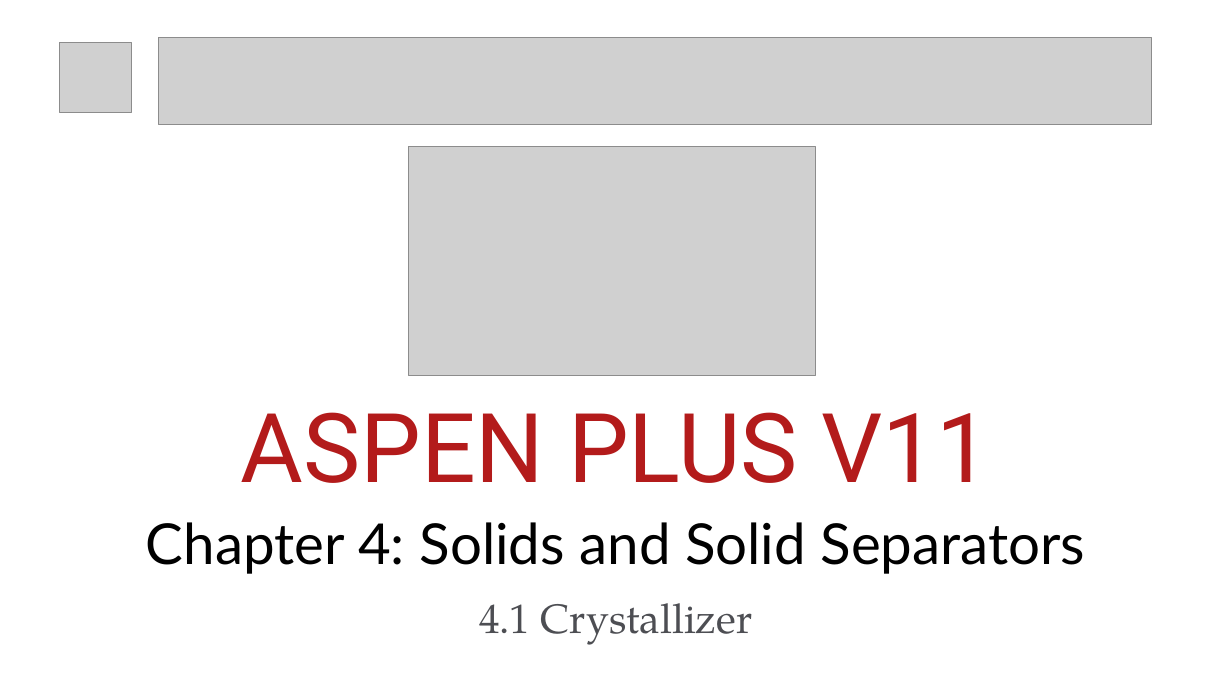
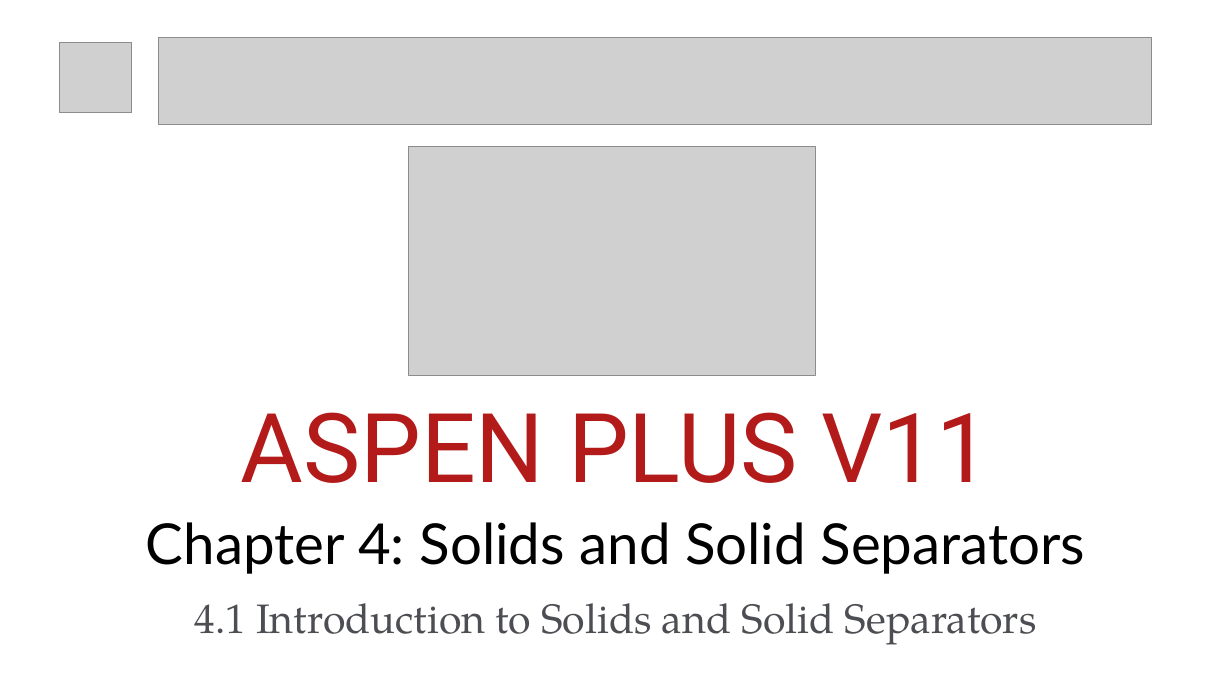
Before and after one commit to btanti/aspen-tutorials, a slide deck: slide 4 of Title Designs/Title Designs.pptx. Drawn at 1232x693 pixels with LibreOffice and Linux fonts; fonts in the diff are those of the drawing; grey boxes stand for pictures. Boxes give left, top, right and bottom in pixels: in the first picture for what was removed or moved away, otherwise in the second. Text is boxed around its words. In the diff, an @@ line names an element or a change of style, - is before the commit and + after.

```diff
--- a/Title Designs/Title Designs.pptx
+++ b/Title Designs/Title Designs.pptx
@@ text at <box>195,603,1037,645</box>: text changed @@
-4.1 Crystallizer
+4.1 Introduction to Solids and Solid Separators
```
Also in this commit, not shown: 3 other files.
